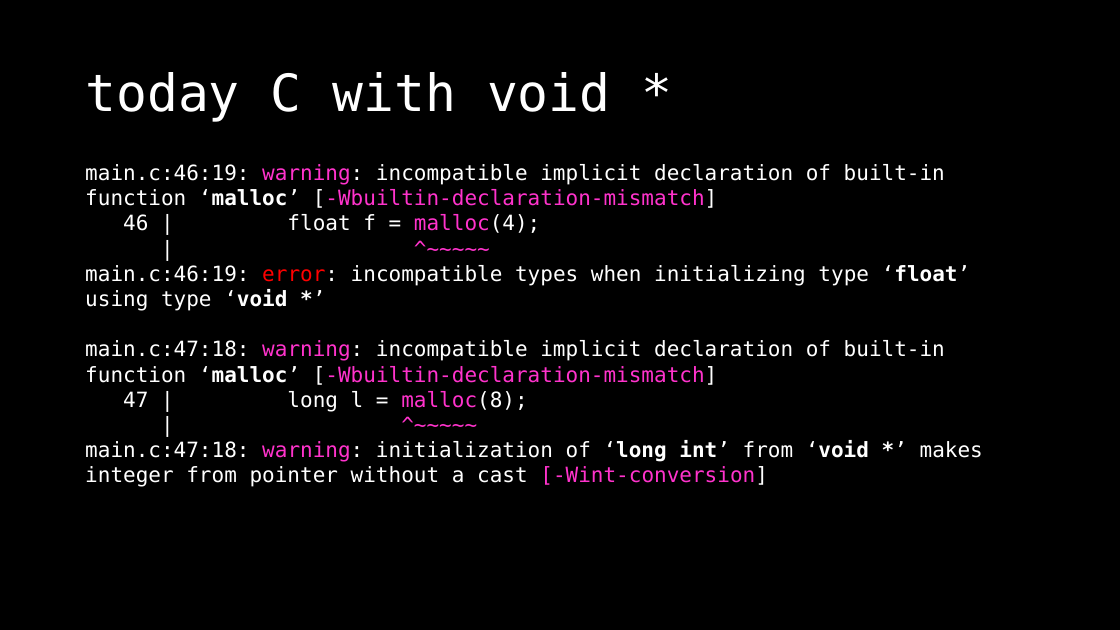
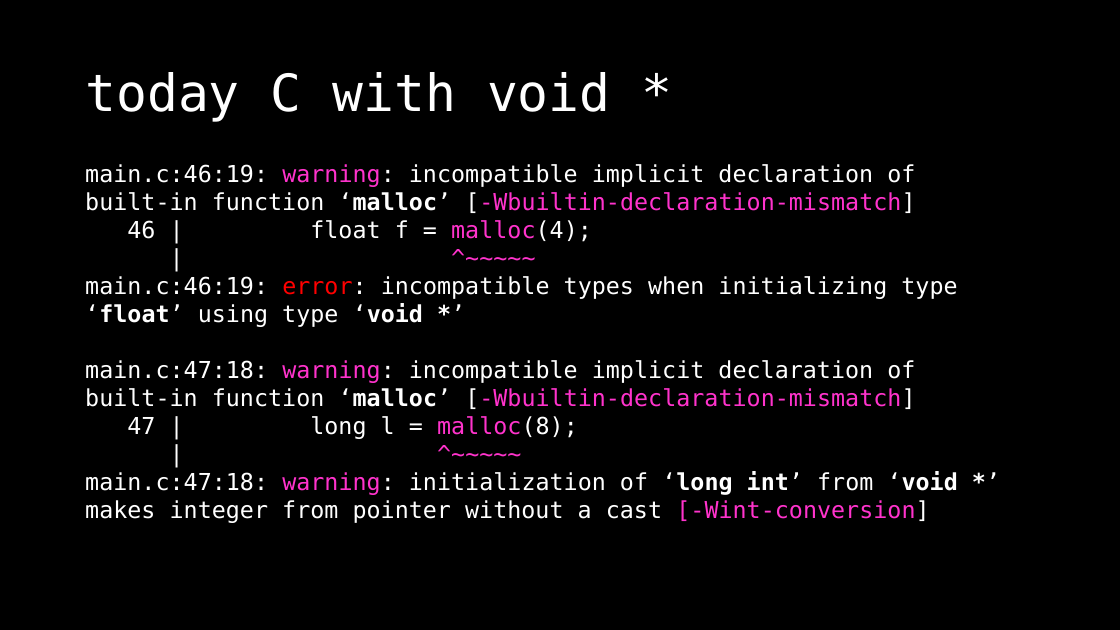
Before and after one commit to OEmiliatanO/those_c_prog_didnt_teach, a slide deck: slide 33 of Ch2/Ch2-pointer & array.pptx. Drawn at 1120x630 pixels with LibreOffice and Linux fonts; fonts in the diff are those of the drawing. Boxes give left, top, right and bottom in pixels: in the first picture for what was removed or moved away, otherwise in the second. Text is boxed around its words. In the diff, an @@ line names an element or a change of style, - is before the commit and + after.

```diff
--- a/Ch2/Ch2-pointer & array.pptx
+++ b/Ch2/Ch2-pointer & array.pptx
@@ text "main.c:46:19: warning: incompatible implicit declaration ..." at [85,164,957,523]: size 18 to 20 pt @@
```
Also in this commit, not shown: 6 other slides changed, 1 slide added, 4 slides removed, 5 other files.
